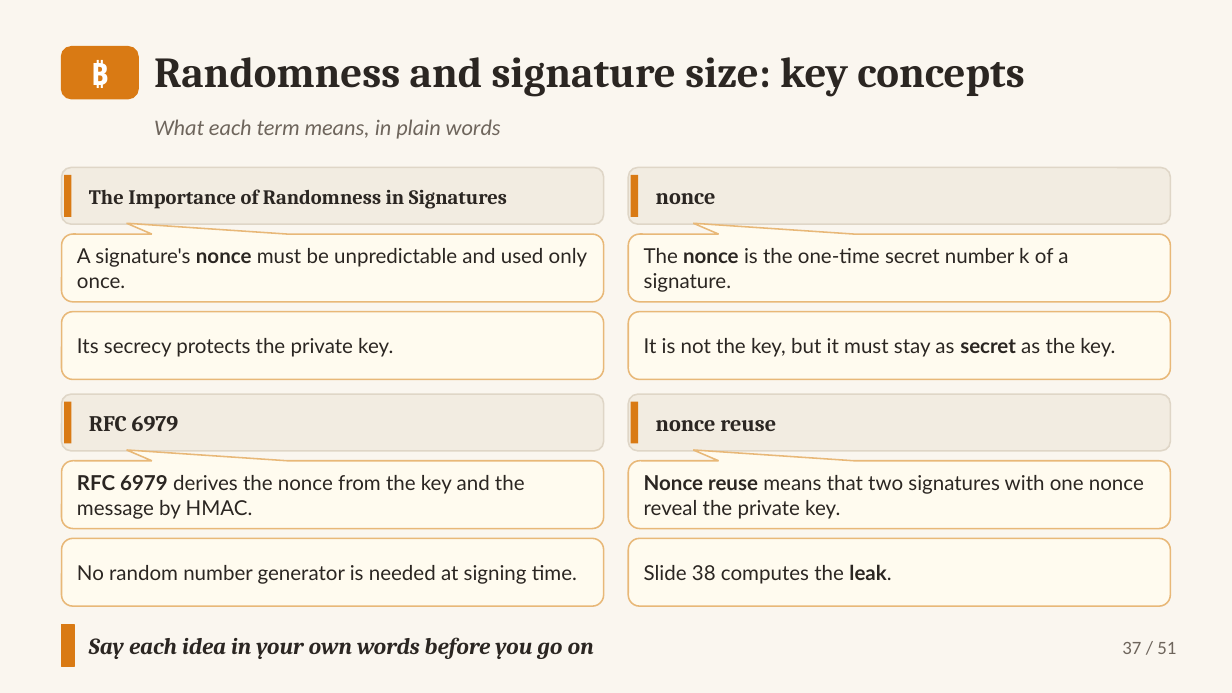
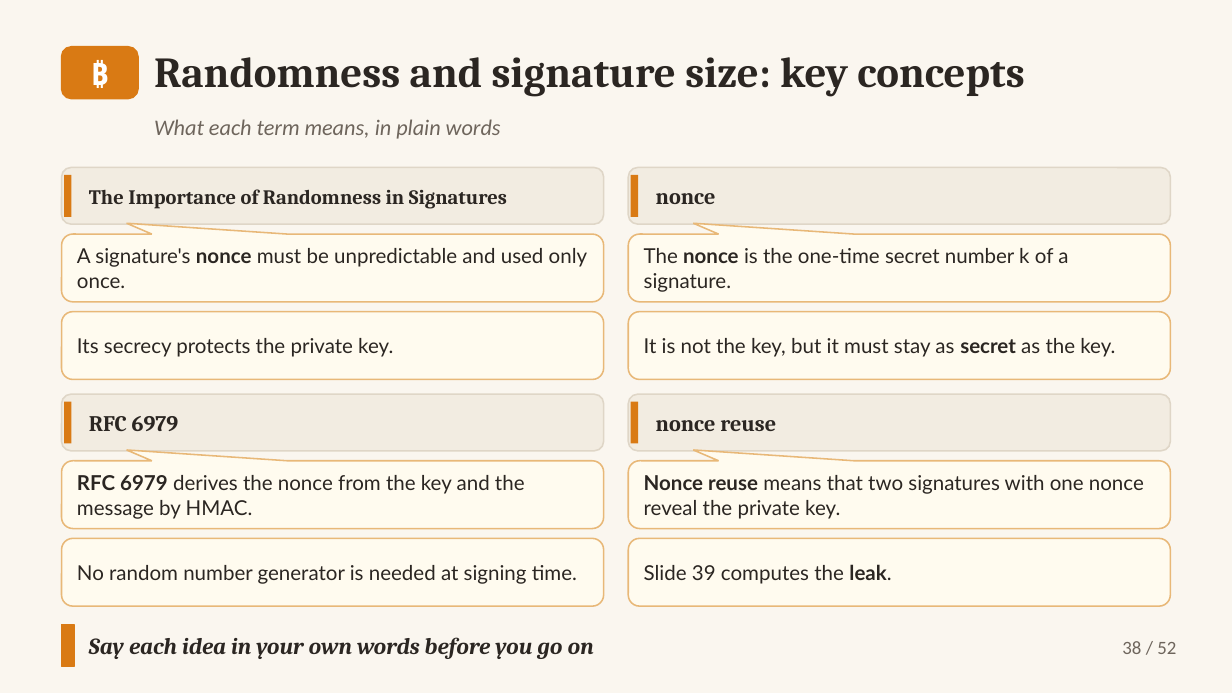
Before and after one commit to altunelyusuf/SEN0401, a slide deck: slide 38 of 03-materials/ch08/SEN0401_Ch08_DigitalSignatures_3e_v2_4_0.pptx (slide 37 before the commit). Drawn at 1232x693 pixels with LibreOffice and Linux fonts; fonts in the diff are those of the drawing. Boxes give left, top, right and bottom in pixels: in the first picture for what was removed or moved away, otherwise in the second. Text is boxed around its words. In the diff, an @@ line names an element or a change of style, - is before the commit and + after.

```diff
--- a/03-materials/ch08/SEN0401_Ch08_DigitalSignatures_3e_v2_4_0.pptx
+++ b/03-materials/ch08/SEN0401_Ch08_DigitalSignatures_3e_v2_4_0.pptx
@@ text in rounded rectangle at [644,564,891,584]: text changed @@
-Slide 38 computes the leak.
+Slide 39 computes the leak.
@@ text at [1122,641,1176,654]: text changed @@
-37 / 51
+38 / 52
```
Also in this commit, not shown: 50 other slides changed, 1 slide added, 8 other files.
